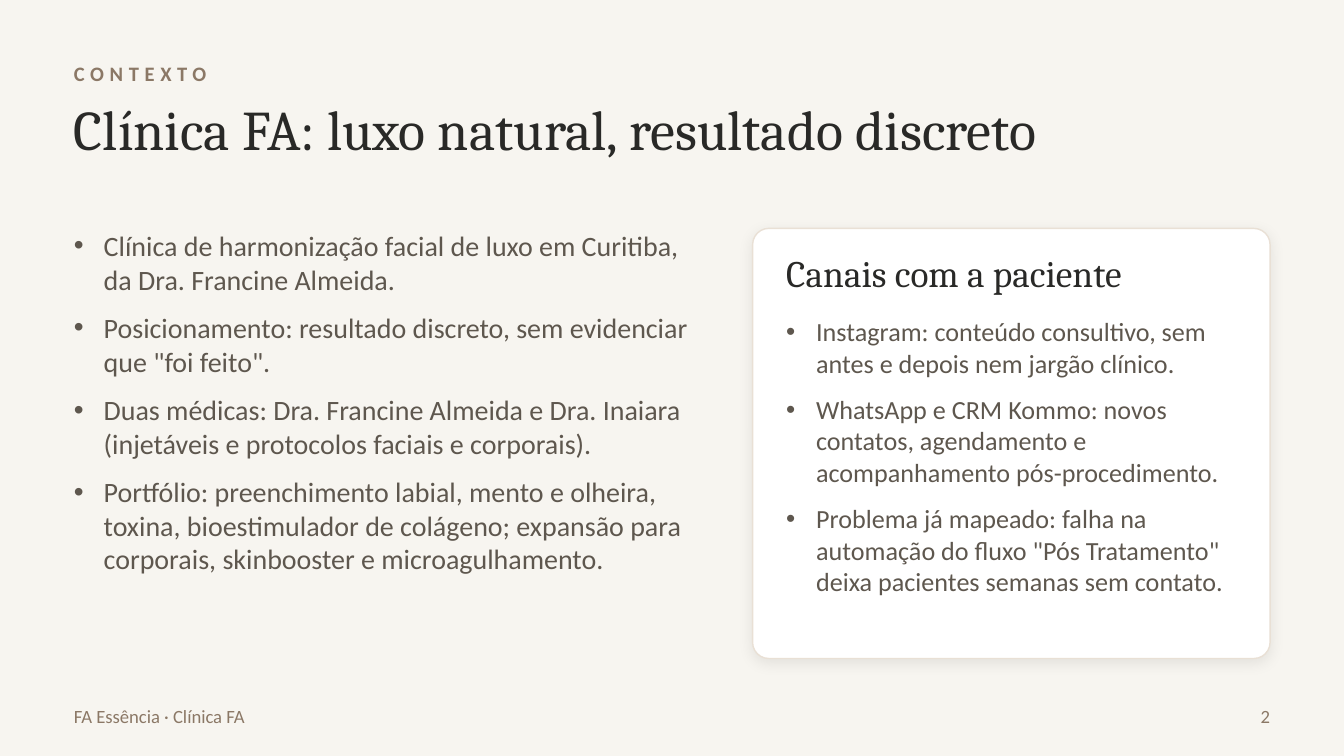
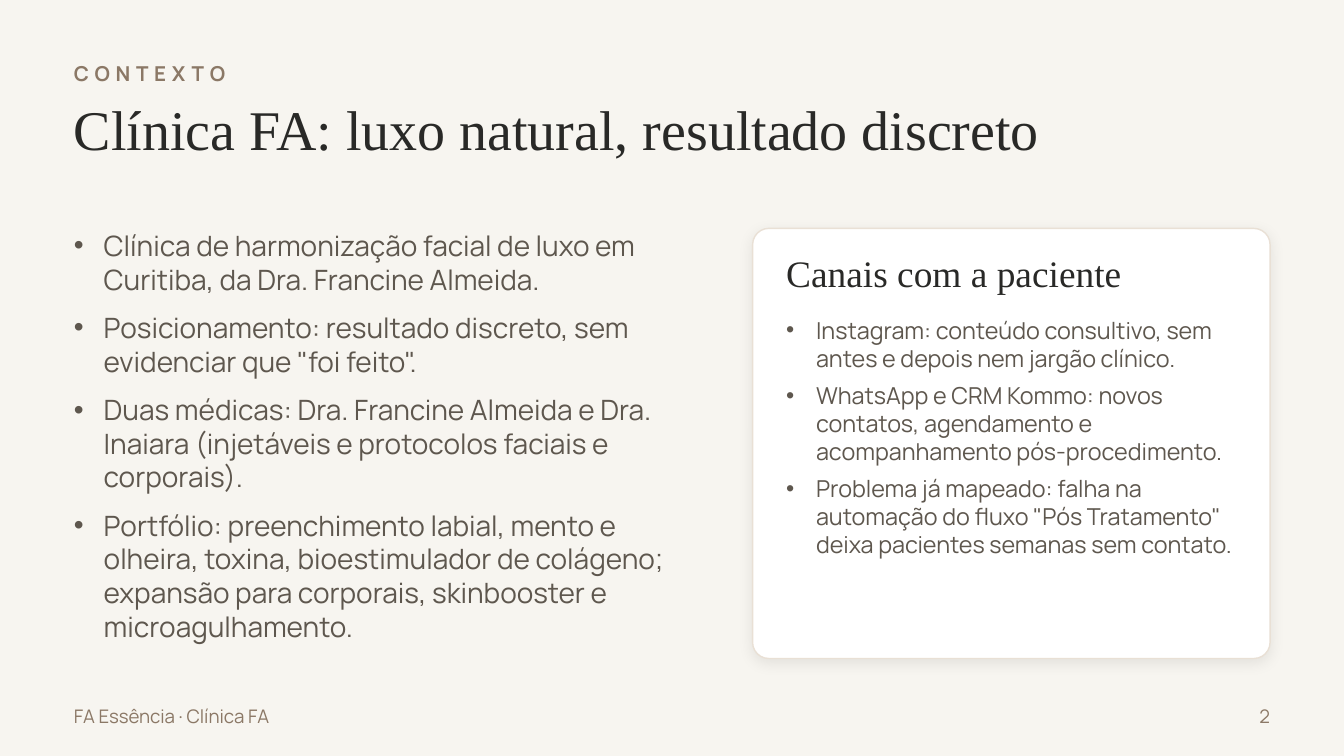
Before and after one commit to joaogstrapa10-cell/strapa.ai, a slide deck: slide 2 of FA-Essencia-Apresentacao.pptx. Drawn at 1344x756 pixels with LibreOffice and Linux fonts; fonts in the diff are those of the drawing. Boxes give left, top, right and bottom in pixels: in the first picture for what was removed or moved away, otherwise in the second. Text is boxed around its words. In the diff, an @@ line names an element or a change of style, - is before the commit and + after.

```diff
--- a/FA-Essencia-Apresentacao.pptx
+++ b/FA-Essencia-Apresentacao.pptx
@@ text "Clínica FA: luxo natural, resultado ..." at (74, 111, 1039, 159): font Cambria to Times New Roman @@
@@ font Calibri to Manrope in 4 elements at (74, 708, 269, 723), (1259, 709, 1270, 723), (74, 66, 225, 82), (104, 234, 664, 644) @@
@@ text "Canais com a paciente" at (786, 262, 1121, 294): font Cambria to Times New Roman @@
@@ text "Instagram: conteúdo consultivo, sem antes ..." at (816, 321, 1231, 559): size 14 to 12.5 pt, font Calibri to Manrope; less space between paragraphs @@
```
Also in this commit, not shown: 19 other slides changed, 2 slides added, 4 slides removed.
